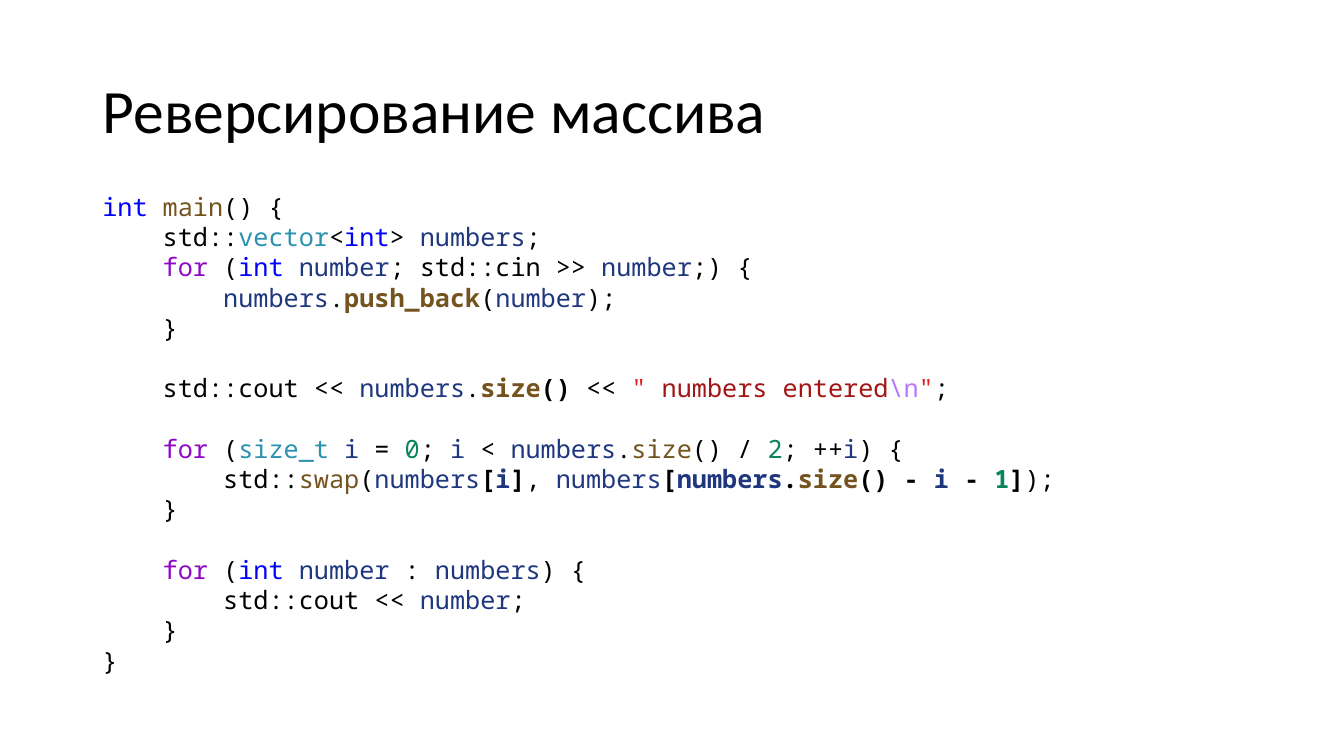
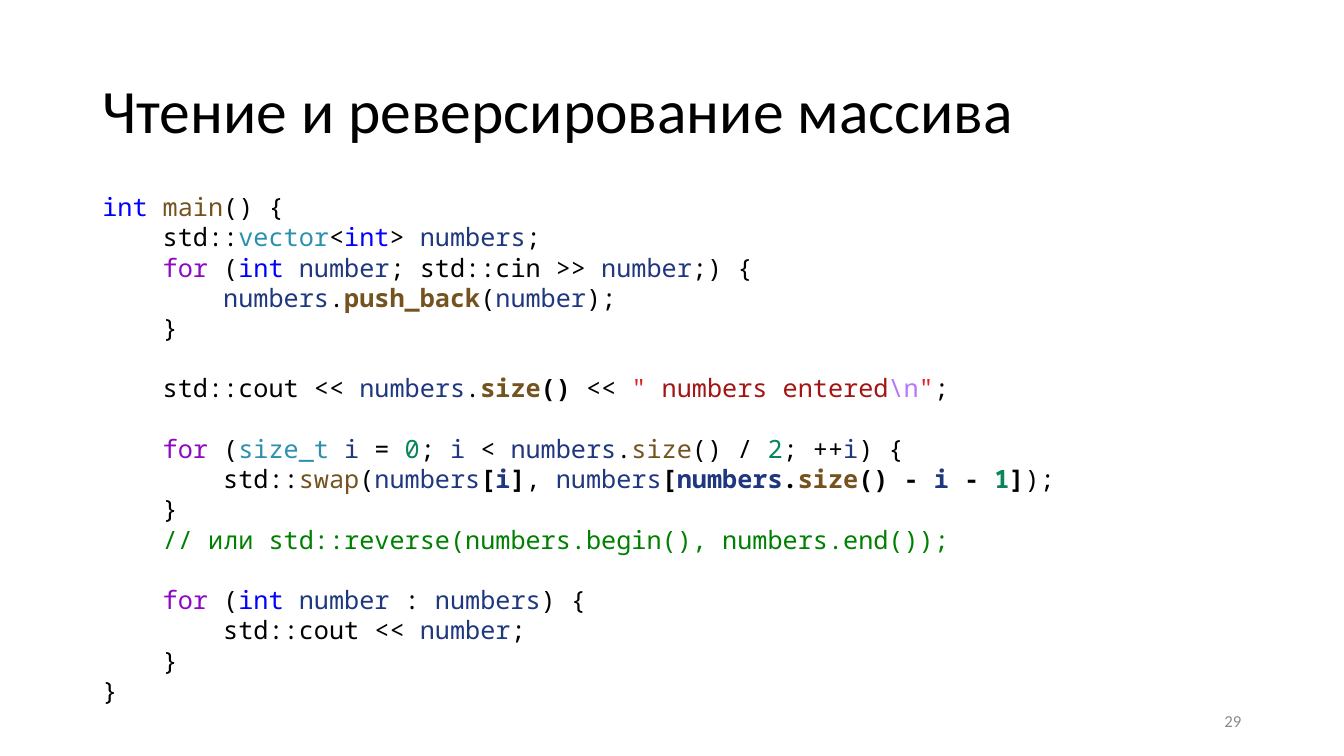
Before and after one commit to alexey-malov/oop, a slide deck: slide 29 of lectures/01/Стандартная библиотека.pptx (slide 27 before the commit). Drawn at 1344x756 pixels with LibreOffice and Linux fonts; fonts in the diff are those of the drawing. Boxes give left, top, right and bottom in pixels: in the first picture for what was removed or moved away, otherwise in the second. Text is boxed around its words. In the diff, an @@ line names an element or a change of style, - is before the commit and + after.

```diff
--- a/lectures/01/Стандартная библиотека.pptx
+++ b/lectures/01/Стандартная библиотека.pptx
@@ title at [102,93,1013,143]: text changed @@
-Реверсирование массива
+Чтение и реверсирование массива
@@ text at [208,530,949,555]: paragraph added @@
+// или std::reverse(numbers.begin(), numbers.end());
@@ page number added at [1224,716,1241,727], 12 pt, text #8C8C8C @@
+29
```
Also in this commit, not shown: 111 other slides changed, 2 slides added, 1 other file.
